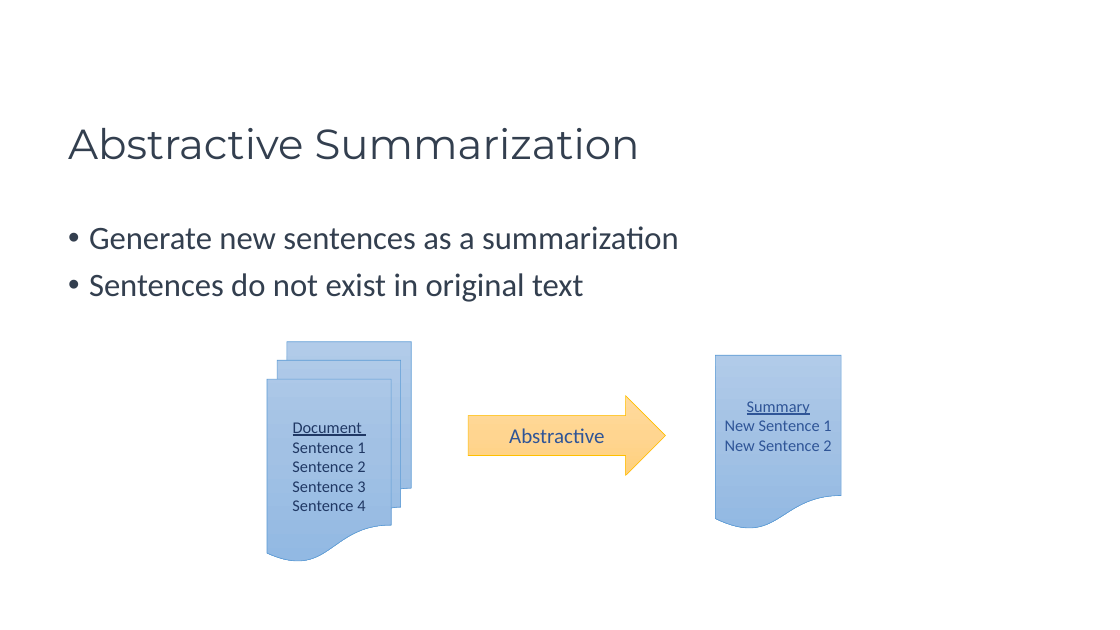
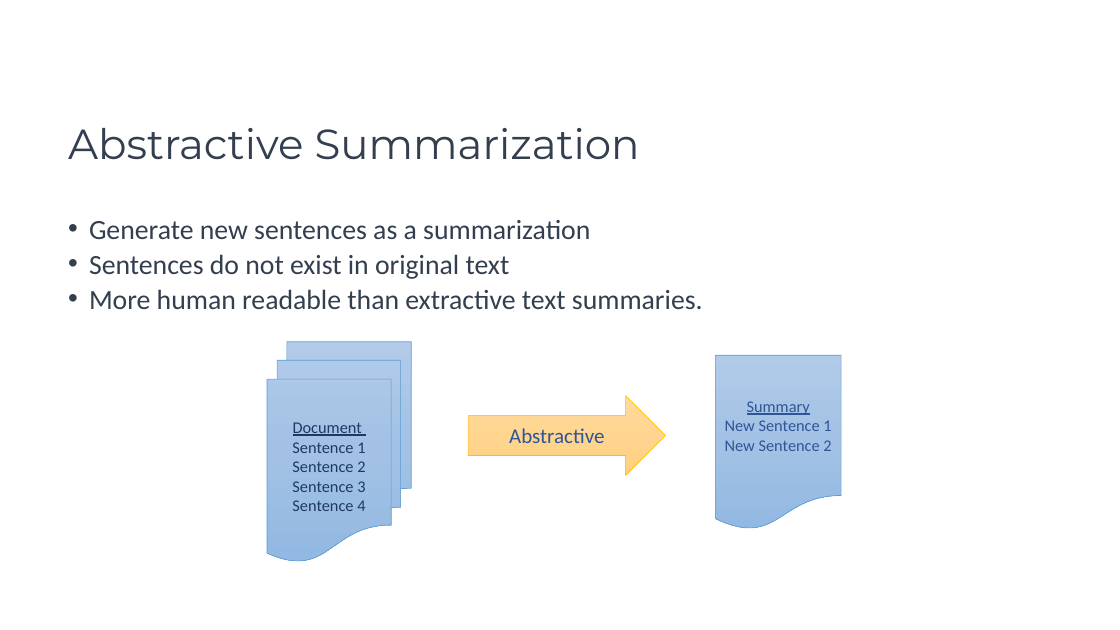
Before and after one commit to mhserry/F21AA, a slide deck: slide 20 of CW2/Text Summarization.pptx. Drawn at 1120x630 pixels with LibreOffice and Linux fonts; fonts in the diff are those of the drawing. Boxes give left, top, right and bottom in pixels: in the first picture for what was removed or moved away, otherwise in the second. Text is boxed around its words. In the diff, an @@ line names an element or a change of style, - is before the commit and + after.

```diff
--- a/CW2/Text Summarization.pptx
+++ b/CW2/Text Summarization.pptx
@@ text at bbox=[89, 220, 590, 279]: size 28 to 23.8 pt in "Generate new sentences as a summarization", "Sentences do not exist in original text"; line spacing 0.9 to 0.7 @@
@@ text at bbox=[89, 289, 703, 309]: paragraph added @@
+• More human readable than extractive text summaries.
```
Also in this commit, not shown: 1 other slide changed, 1 slide added, 1 other file.
